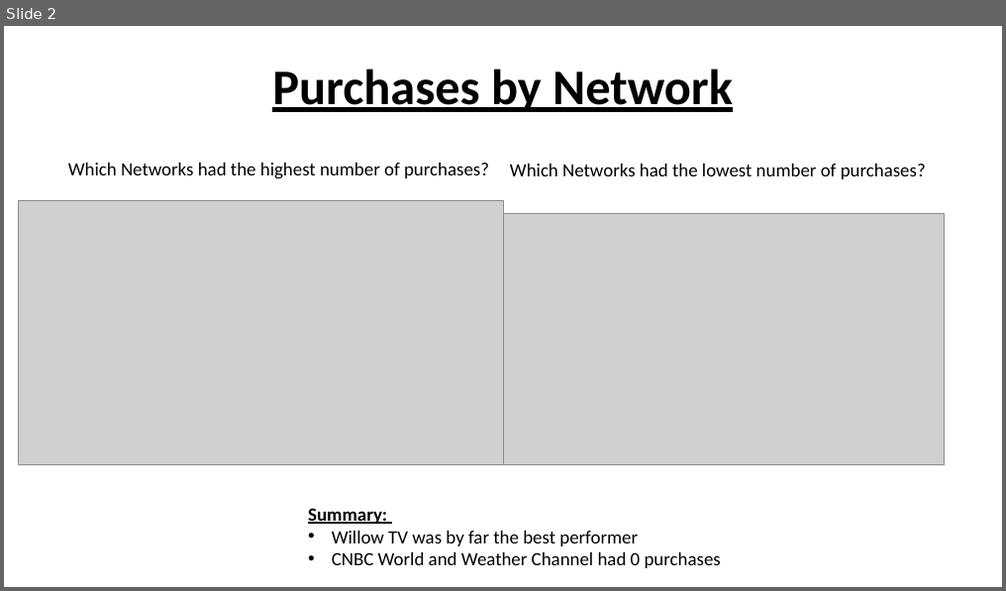
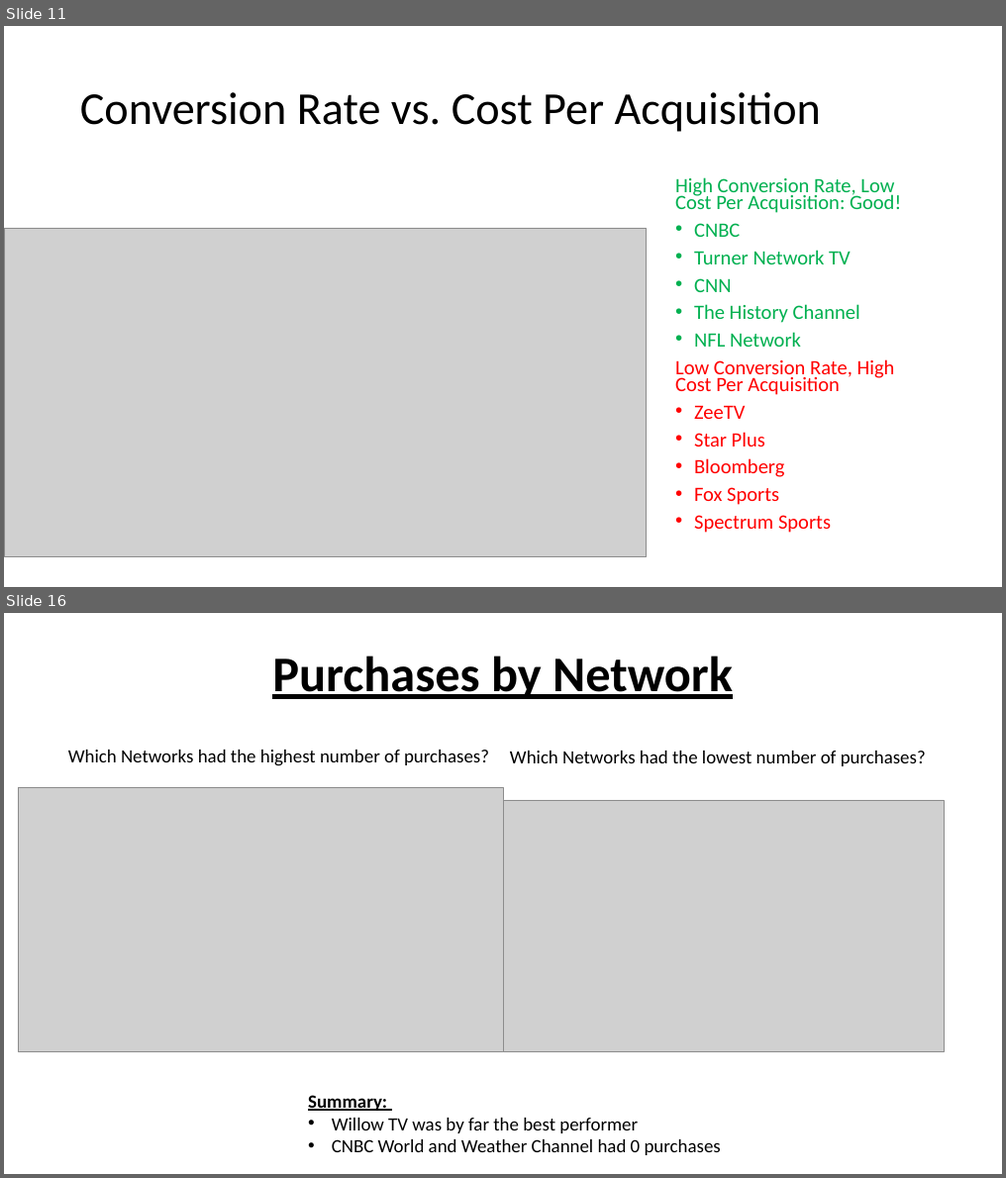
Before and after one commit to papir805/telepulse_ad_campaign_report, a slide deck: companyxyz_presentation.pptx. Shown one above the other, each under a label of ours: slide 2 before the commit, slides 11 and 16 after it; the slides between them are not shown. The pictures are 1006x591 and 1006x1178 pixels, drawn with LibreOffice and Linux fonts; fonts in the diff are those of the drawing; grey boxes stand for pictures. Boxes give left, top, right and bottom in pixels: in the first picture for what was removed or moved away, otherwise in the second. Text is boxed around its words. In the diff, an @@ line names an element or a change of style, - is before the commit and + after.

```diff
--- a/companyxyz_presentation.pptx
+++ b/companyxyz_presentation.pptx
@@ slide 11 added at box(4, 26, 1002, 587), background #FFFFFF @@
@@ title added at box(80, 92, 821, 132), 44 pt, text #000000 @@
+Conversion Rate vs. Cost Per Acquisition
@@ text added at box(675, 177, 901, 533), 19.6 pt, text #00B050 @@
+High Conversion Rate, Low Cost Per Acquisition: Good!
+• CNBC
+• Turner Network TV
+• CNN
+• The History Channel
+• NFL Network
+Low Conversion Rate, High Cost Per Acquisition
+• ZeeTV
+• Star Plus
+• Bloomberg
+• Fox Sports
+• Spectrum Sports
@@ picture added at box(4, 228, 647, 558) @@
@@ what was slide 2 is now slide 16 @@
```
Also in this commit, not shown: 1 slide changed, 13 other slides added, 1 slide removed, 10 other files.
